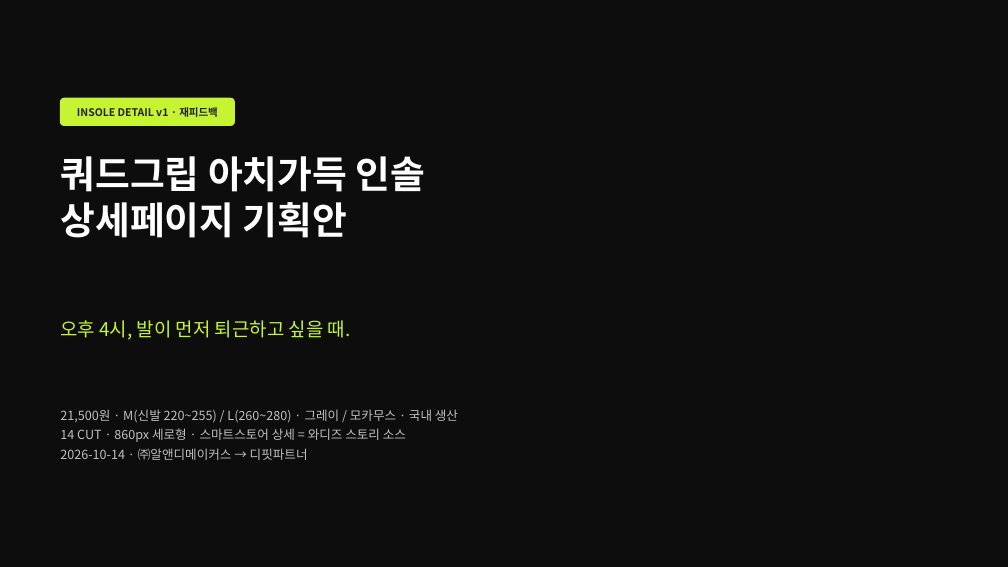
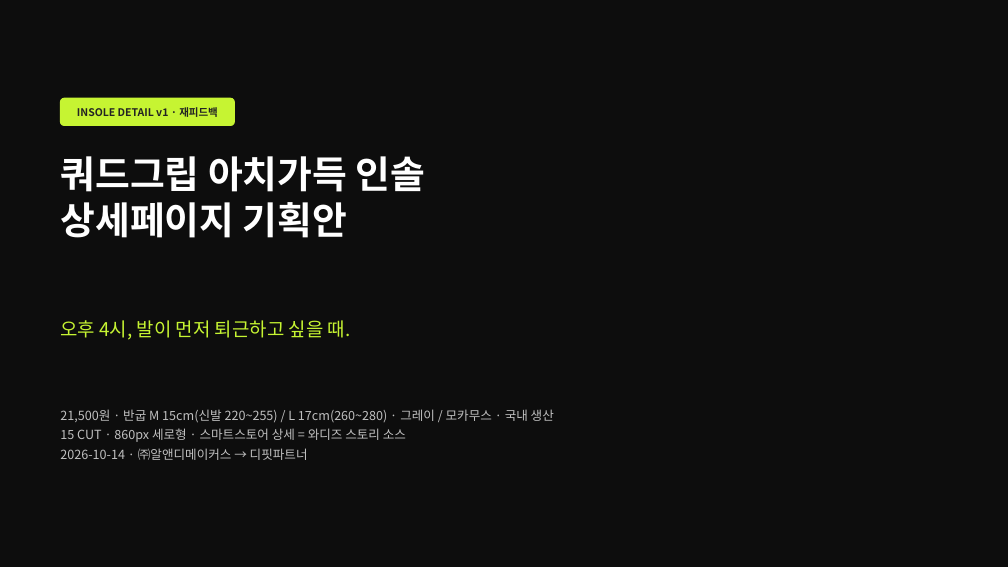
Before and after one commit to ydcompany89/harness-system, a slide deck: slide 1 of launch/rs/design/detail-handoff/rs-insole-detail-v1.pptx. Drawn at 1008x567 pixels with LibreOffice and Linux fonts; fonts in the diff are those of the drawing. Boxes give left, top, right and bottom in pixels: in the first picture for what was removed or moved away, otherwise in the second. Text is boxed around its words. In the diff, an @@ line names an element or a change of style, - is before the commit and + after.

```diff
--- a/launch/rs/design/detail-handoff/rs-insole-detail-v1.pptx
+++ b/launch/rs/design/detail-handoff/rs-insole-detail-v1.pptx
@@ text at [60,409,554,442]: text changed @@
-21,500원 · M(신발 220~255) / L(260~280) · 그레이 / 모카무스 · 국내 생산
-14 CUT · 860px 세로형 · 스마트스토어 상세 = 와디즈 스토리 소스
+21,500원 · 반굽 M 15cm(신발 220~255) / L 17cm(260~280) · 그레이 / 모카무스 · 국내 생산
+15 CUT · 860px 세로형 · 스마트스토어 상세 = 와디즈 스토리 소스
```
Also in this commit, not shown: 16 other slides changed, 1 slide added, 9 other files.
